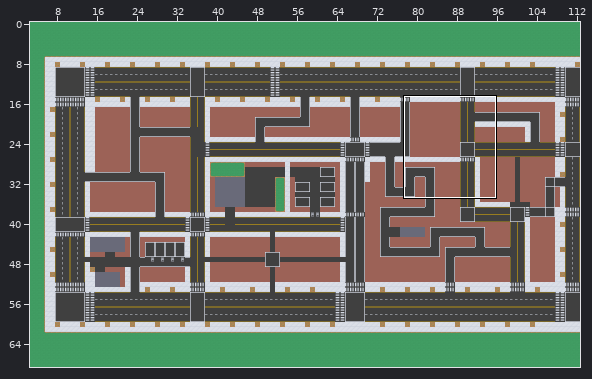
Level history. LDtk project: Assets/Map/Map/Team-Project-Map.ldtk. The first picture is a wide view before the edit; the outline marks the close-up.
Close-up. Before the commit:
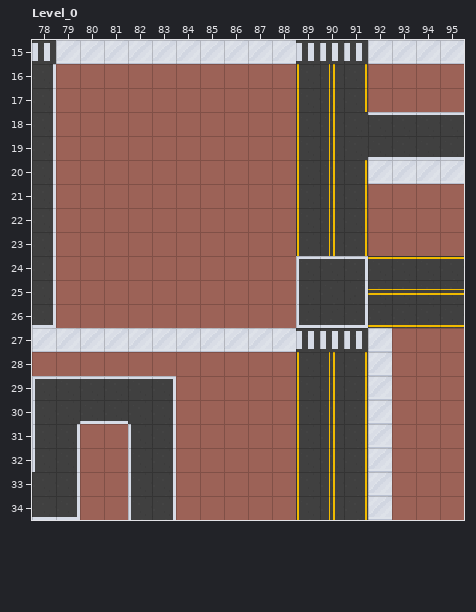
Cells are 16x16 px. Shown: Level_0 x 78..95, y 15..34. The commit also changed other parts of the map, which this record leaves out.
Once edited:
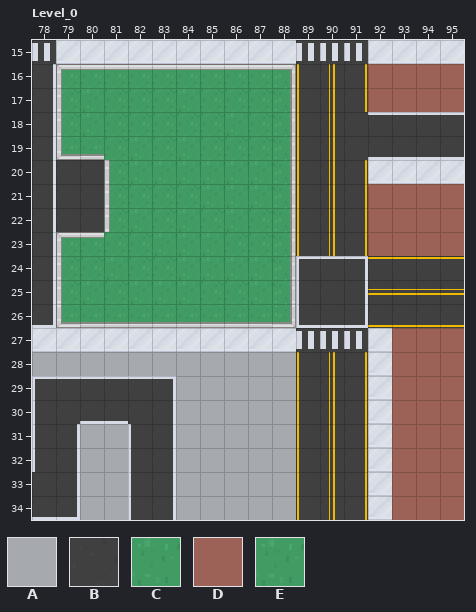
Key: from "Cement": A 1 "Cement"; from "Default_Road": B 1 "Default_Road"; from "Grass": C 1 "Grass"; from "NoCar": D 1 "NoCar"; from "Wall_Grass": E 1 "Wall_Grass".
_ is an empty cell.
Tiles of an added or newly shown layer are drawn over the layers below it.
Changes in this commit:
Layer "Cement" (added):
There is now tile A in row 28 at x 78 to 88; in rows 29 to 30 at x 84 to 88; in rows 31 to 34 at x 80 to 81 and 84 to 88.
Layer "NoCar":
The author cleared tile D in rows 16 to 26 at x 79 to 88; in row 28 at x 78 to 88; in rows 29 to 30 at x 84 to 88; in rows 31 to 34 at x 80 to 81 and 84 to 88.
Layer "Grass":
There is now tile C in rows 16 to 19 at x 79 to 88; in rows 20 to 22 at x 81 to 88; in rows 23 to 26 at x 79 to 88.
Layer "Wall_Grass" (added):
There is now tile E in rows 16 to 19 at x 79 to 88; in rows 20 to 22 at x 81 to 88; in rows 23 to 26 at x 79 to 88.
Layer "Default_Road":
There is now tile B in rows 20 to 22 at x 79 to 80.
